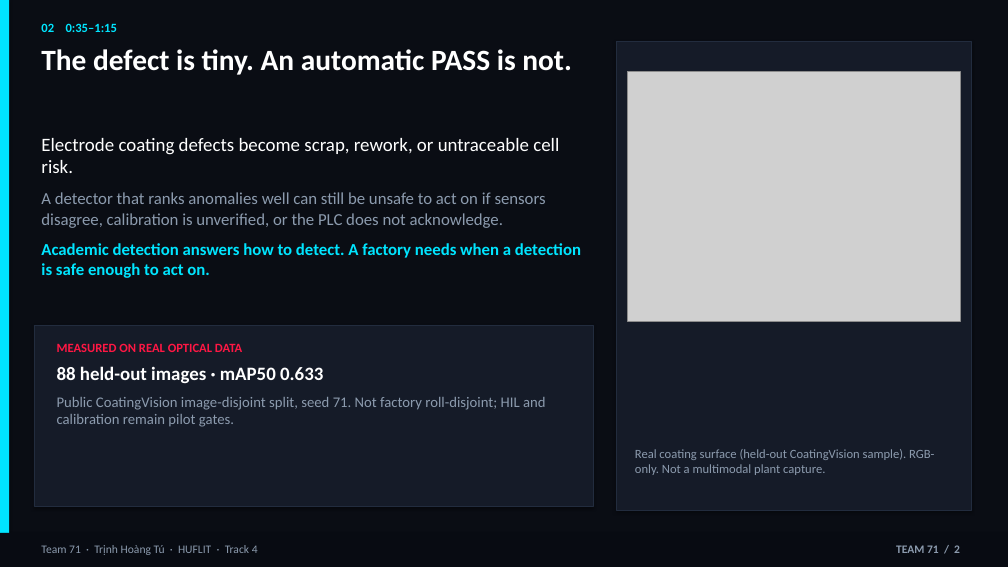
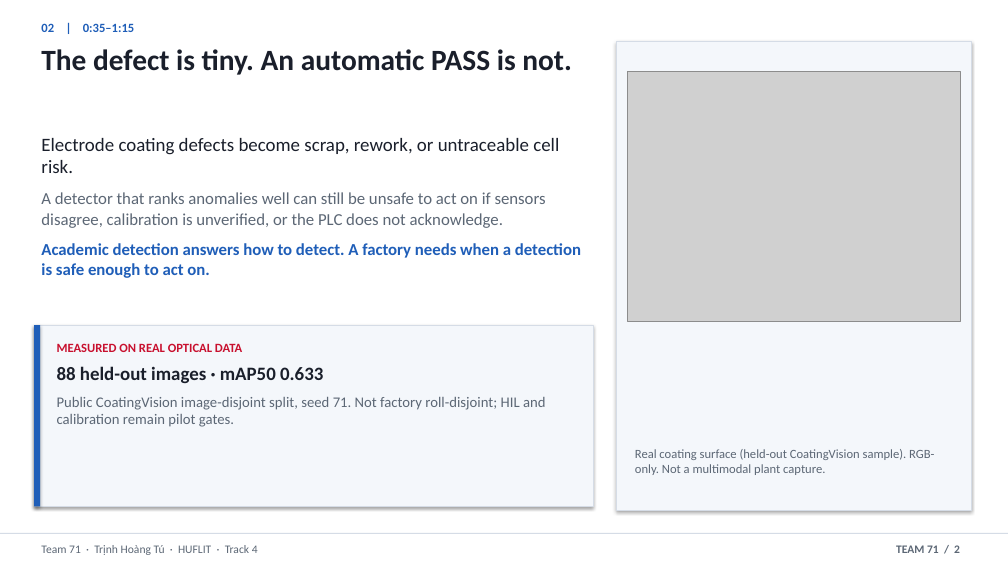
Before and after one commit to thtcsec/securecoating-vision, a slide deck: slide 2 of SecureCoating-Vision_Final_Defense_6min.pptx. Drawn at 1008x567 pixels with LibreOffice and Linux fonts; fonts in the diff are those of the drawing; grey boxes stand for pictures. Boxes give left, top, right and bottom in pixels: in the first picture for what was removed or moved away, otherwise in the second. Text is boxed around its words. In the diff, an @@ line names an element or a change of style, - is before the commit and + after.

```diff
--- a/SecureCoating-Vision_Final_Defense_6min.pptx
+++ b/SecureCoating-Vision_Final_Defense_6min.pptx
@@ rectangle at [0,0,1008,567]: fill #0A0D14 to #FFFFFF @@
@@ rectangle removed at [0,0,9,567] @@
@@ text at [41,23,134,32]: text changed; text colour #00E5FF to #1F5EB8 @@
-02 0:35–1:15
+02 | 0:35–1:15
@@ text "The defect is tiny. An ..." at [41,49,572,75]: text colour #FFFFFF to #1A1F2B @@
@@ rectangle at [616,42,972,510]: fill #151B28 to #F4F7FB; outline #222C3E 0.5 pt to #D5DCE6 0.5 pt @@
@@ text "Electrode coating defects become scrap, ..." at [41,138,581,278]: text colour #FFFFFF to #1A1F2B in "Electrode coating defects become scrap, rework, or ..."; text colour #8C9BAE to #5C6775 in "A detector that ranks anomalies well can ..."; text colour #00E5FF to #1F5EB8 in "Academic detection answers how to detect. A ..." @@
@@ rectangle at [34,325,594,507]: fill #151B28 to #F4F7FB; outline #222C3E 0.5 pt to #D5DCE6 0.5 pt @@
@@ rectangle added at [34,325,40,507], fill #1F5EB8 @@
@@ text "MEASURED ON REAL OPTICAL DATA" at [57,343,546,427]: text colour #FF1744 to #C8102E in "MEASURED ON REAL OPTICAL DATA"; text colour #FFFFFF to #1A1F2B in "88 held-out images · mAP50 0.633"; text colour #8C9BAE to #5C6775 in "Public CoatingVision image-disjoint split, seed 71. Not ..." @@
@@ rectangle: place and size @@
-rectangle at [0,533,1008,567]
+rectangle at [0,533,1008,534]
@@ rectangle at [0,533,1008,534]: fill #080B12 to #D5DCE6 @@
@@ text colour #8C9BAE to #5C6775 in 3 elements at [635,449,934,475], [41,545,258,555], [896,545,960,553] @@
```
Also in this commit, not shown: 7 other slides changed, 4 other files.
